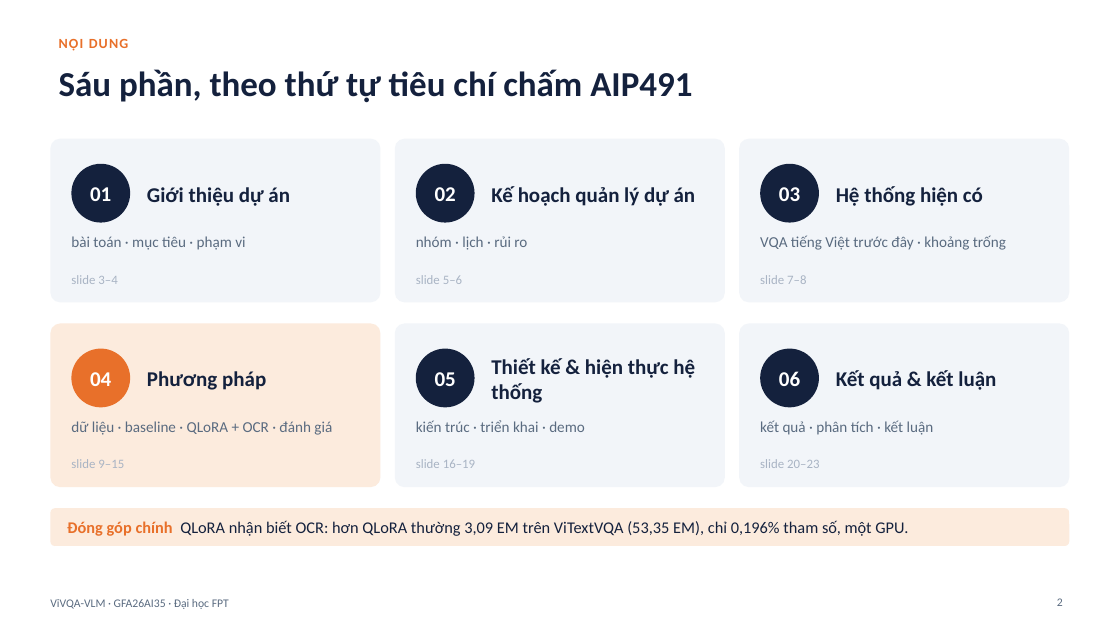
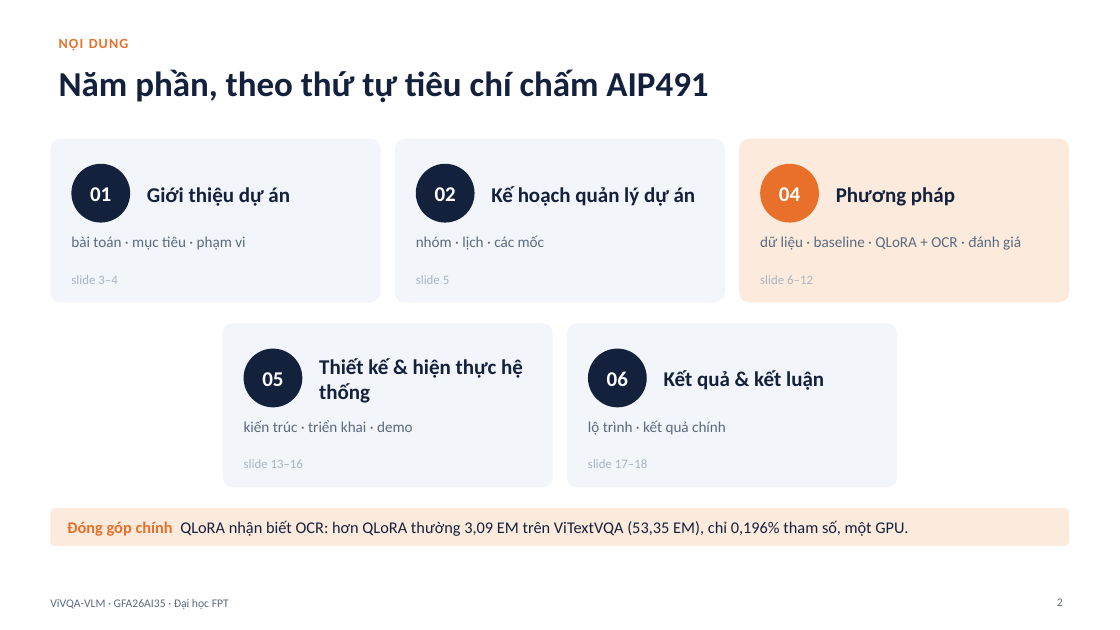
Before and after one commit to PLHGNAOH/ViVQA-VLM, a slide deck: slide 2 of docs/04_slides/KLTN_TV_Short.pptx. Drawn at 1120x630 pixels with LibreOffice and Linux fonts; fonts in the diff are those of the drawing; background and template pictures are left out. Boxes give left, top, right and bottom in pixels: in the first picture for what was removed or moved away, otherwise in the second. Text is boxed around its words. In the diff, an @@ line names an element or a change of style, - is before the commit and + after.

```diff
--- a/docs/04_slides/KLTN_TV_Short.pptx
+++ b/docs/04_slides/KLTN_TV_Short.pptx
@@ title at <box>59,69,708,102</box>: text changed @@
-Sáu phần, theo thứ tự tiêu chí chấm AIP491
+Năm phần, theo thứ tự tiêu chí chấm AIP491
@@ rounded rectangle at <box>739,139,1070,302</box>: fill #F2F5F9 to #FCEBDD @@
@@ ellipse at <box>760,164,819,223</box>: fill #14213D to #E8702A @@
@@ text at <box>779,187,800,201</box>: text changed @@
-03
+04
@@ text at <box>836,187,955,206</box>: text changed @@
-Hệ thống hiện có
+Phương pháp
@@ text at <box>416,235,544,250</box>: text changed @@
-nhóm · lịch · rủi ro
+nhóm · lịch · các mốc
@@ text at <box>760,236,1021,250</box>: text changed @@
-VQA tiếng Việt trước đây · khoảng trống
+dữ liệu · baseline · QLoRA + OCR · đánh giá
@@ text at <box>416,275,449,284</box>: text changed @@
-slide 5–6
+slide 5
@@ text at <box>760,275,813,284</box>: text changed @@
-slide 7–8
+slide 6–12
@@ rounded rectangle: place and size @@
-rounded rectangle at <box>50,323,381,487</box>
+rounded rectangle at <box>223,323,553,487</box>
@@ rounded rectangle at <box>223,323,553,487</box>: fill #FCEBDD to #F2F5F9 @@
@@ rounded rectangle: place and size @@
-rounded rectangle at <box>395,323,725,487</box>
+rounded rectangle at <box>567,323,897,487</box>
@@ rounded rectangle removed at <box>739,323,1070,487</box> @@
@@ ellipse: place and size @@
-ellipse at <box>71,349,130,408</box>
+ellipse at <box>244,349,302,408</box>
@@ ellipse at <box>244,349,302,408</box>: fill #E8702A to #14213D @@
@@ text "Thiết kế & hiện thực ...": place and size @@
-text "Thiết kế & hiện thực ..." at <box>491,358,695,403</box>
+text "Thiết kế & hiện thực ..." at <box>319,358,523,403</box>
@@ ellipse: place and size @@
-ellipse at <box>416,349,475,408</box>
+ellipse at <box>588,349,647,408</box>
@@ 4 texts: place and size @@
-4 texts at <box>416,370,996,432</box>
+4 texts at <box>244,370,824,432</box>
@@ ellipse removed at <box>760,349,819,408</box> @@
@@ text removed at <box>90,372,111,386</box> @@
-04
@@ text removed at <box>147,371,266,390</box> @@
-Phương pháp
@@ text removed at <box>71,421,332,435</box> @@
-dữ liệu · baseline · QLoRA + OCR · đánh giá
@@ text added at <box>588,420,726,435</box>, 13 pt, text #5A6B80 @@
+lộ trình · kết quả chính
@@ text removed at <box>760,420,934,435</box> @@
-kết quả · phân tích · kết luận
@@ text at <box>244,459,303,468</box>: text changed @@
-slide 9–15
+slide 13–16
@@ text at <box>588,459,647,468</box>: text changed @@
-slide 16–19
+slide 17–18
@@ text removed at <box>760,459,819,468</box> @@
-slide 20–23
```
Also in this commit, not shown: 5 slides removed, 1 other file.
